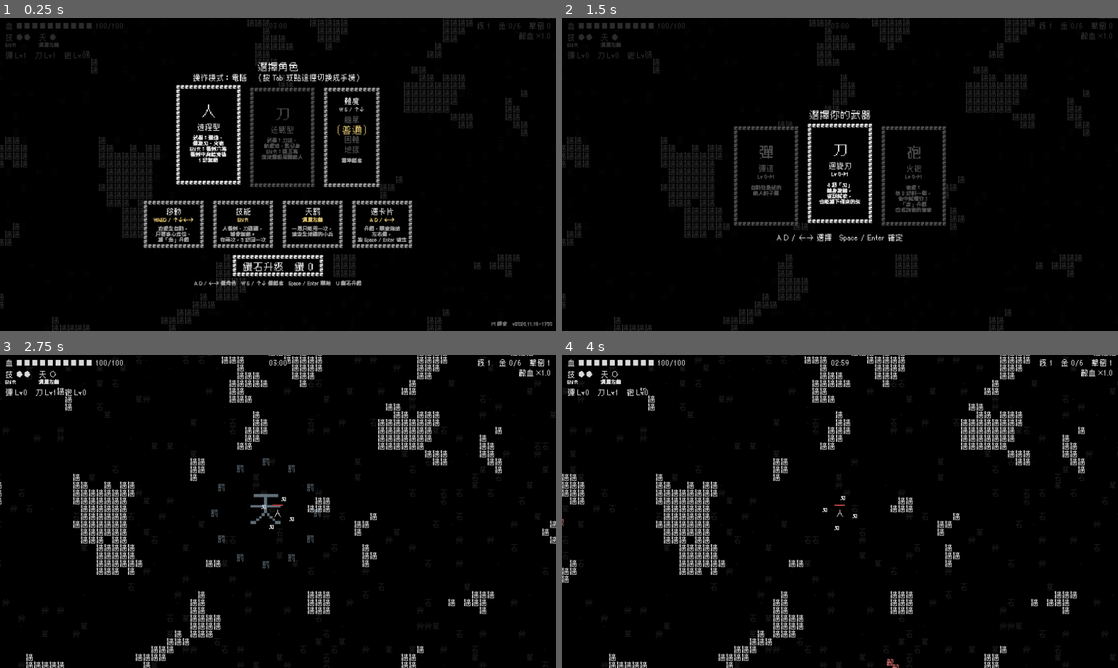
Above: before the commit, frames 1-4 (two rows, left to right).
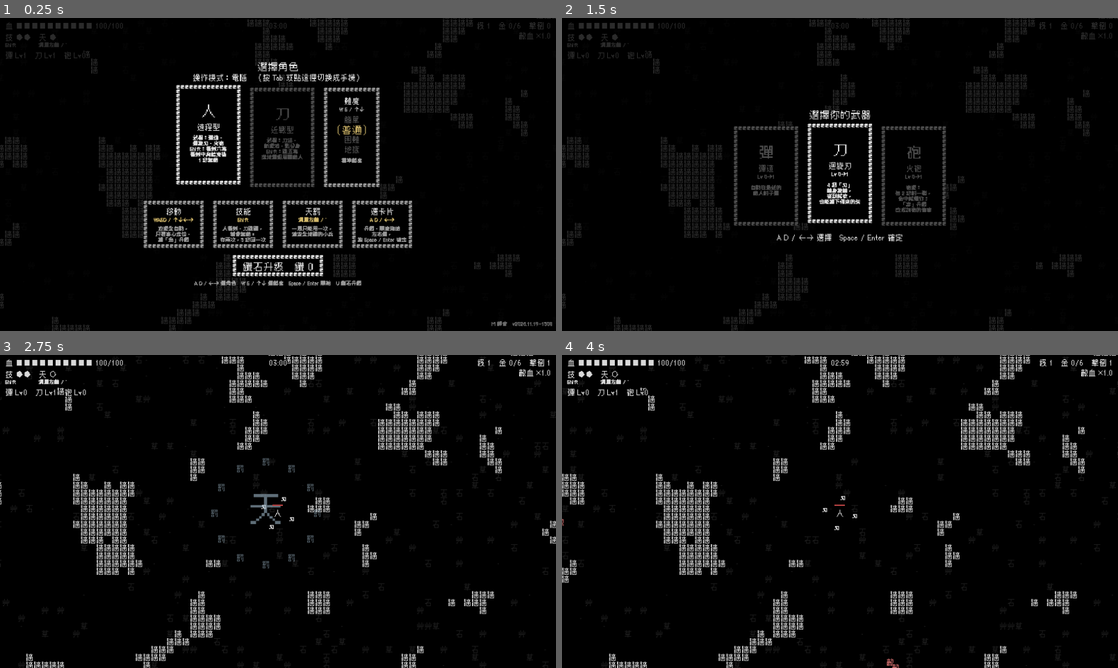
Above: after the commit, the same moments.

Repository: Scottcw1006/text-survivors
Game: Godot game, scene res://main.tscn
The game is run twice, just before and just after one commit, with the same random seed, the same clock (stepped at 60 frames per second) and the same inputs. Sound files missing from this copy of the repository are replaced by a short silence.
Inputs (mouse positions are in pixels of both pictures, inside the frame that each line leads up to):
- Up to frame 1 (0.25 s): no input
- Up to frame 2 (1.5 s): tap Enter at 0.5 s; move the mouse to (962, 158) at 0.52 s; hold Right (move_right) 0.53-1.25 s; click (962, 158) at 0.6 s; tap Backspace (meta_reset) at 1.25 s; drag from (728, 190) to (812, 237) at 1.27 s
- Up to frame 3 (2.75 s): tap Space (confirm) at 2 s; move the mouse to (333, 442) at 2.02 s; hold Right (move_right) from 2.03 s (still down); tap U (meta) at 2.1 s; click (333, 442) at 2.3 s
- Up to frame 4 (4 s): release Right (move_right) at 2.75 s; drag from (812, 574) to (673, 464) at 2.77 s; move the mouse to (1006, 558) at 3.52 s; hold Left (move_left) from 3.53 s (still down); click (1006, 558) at 3.6 s

The runs differ from the first frame. In frame 1, less than 0.1% of the frame differs, in the area x 11-100%, y 8-99%; in frame 2, less than 0.1%; in frame 3, less than 0.1%; in frame 4, less than 0.1%.

Commit message:
天罰也可以按 ` 鍵
Co-Authored-By: Claude Opus 5.5 <noreply@anthropic.com>

Diff:
--- a/main.gd
+++ b/main.gd
@@ -707,6 +707,9 @@
 		var click := InputEventMouseButton.new()
 		click.button_index = MOUSE_BUTTON_LEFT
 		InputMap.action_add_event("smite", click)
+		var key := InputEventKey.new()
+		key.physical_keycode = KEY_QUOTELEFT   # ` 鍵（Esc 下面、1 左邊）也能放天罰
+		InputMap.action_add_event("smite", key)
 
 
 # ---------- 選角 ----------
@@ -921,7 +924,7 @@
 const TUTORIAL_TIPS := [
 	{"name": "移動", "key": "WASD / ↑↓←→", "desc": "攻擊全自動，\n只要專心走位、\n撿「金」升級"},
 	{"name": "技能", "key": "Shift", "desc": "人衝刺、刀跳躍，\n都會無敵。\n存兩次，5 秒回一次"},
-	{"name": "天罰", "key": "滑鼠左鍵", "desc": "一局只能用一次，\n清空全地圖的小兵"},
+	{"name": "天罰", "key": "滑鼠左鍵 / `", "desc": "一局只能用一次，\n清空全地圖的小兵"},
 	{"name": "選卡片", "key": "A D / ←→", "desc": "升級、開寶箱時\n左右選，\n按 Space / Enter 確定"},
 ]
 
@@ -3133,7 +3136,7 @@
 	root.add_child(hud_key_skill)
 	hud_key_smite = Label.new()
 	hud_key_smite.add_theme_font_size_override("font_size", 22)
-	hud_key_smite.text = "滑鼠左鍵"
+	hud_key_smite.text = "滑鼠左鍵 / `"
 	hud_key_smite.position = Vector2(24, 112)
 	root.add_child(hud_key_smite)
 
--- a/version.gd
+++ b/version.gd
@@ -1,2 +1,2 @@
 ## 由 build_web.sh 自動產生，不要手改
-const TEXT := "v2026.11.18-1750"
+const TEXT := "v2026.11.19-1508"
Renamed: docs/game_20261118-175028.apple-touch-icon.png -> docs/game_20261119-150804.apple-touch-icon.png
Renamed: docs/game_20261118-175028.icon.png -> docs/game_20261119-150804.icon.png
Renamed: docs/game_20261118-175028.png -> docs/game_20261119-150804.png
Not shown, removed: docs/game_20261118-174101.pck
Not shown, added: docs/game_20261119-150804.audio.position.worklet.js
Not shown, added: docs/game_20261119-150804.audio.worklet.js
Not shown, added: docs/game_20261119-150804.js
Not shown, added: docs/game_20261119-150804.pck
Not shown, added: docs/game_20261119-150804.wasm
